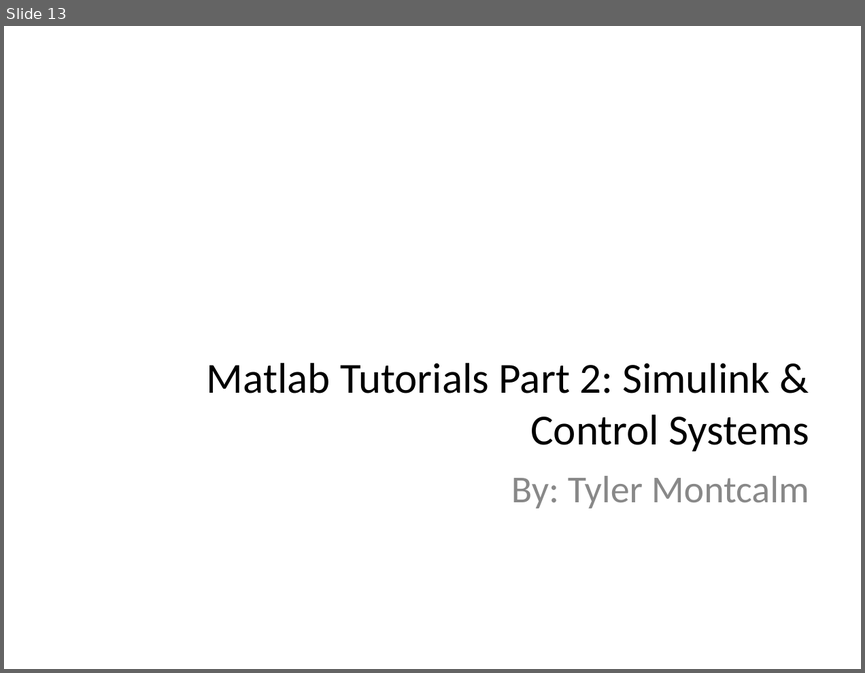
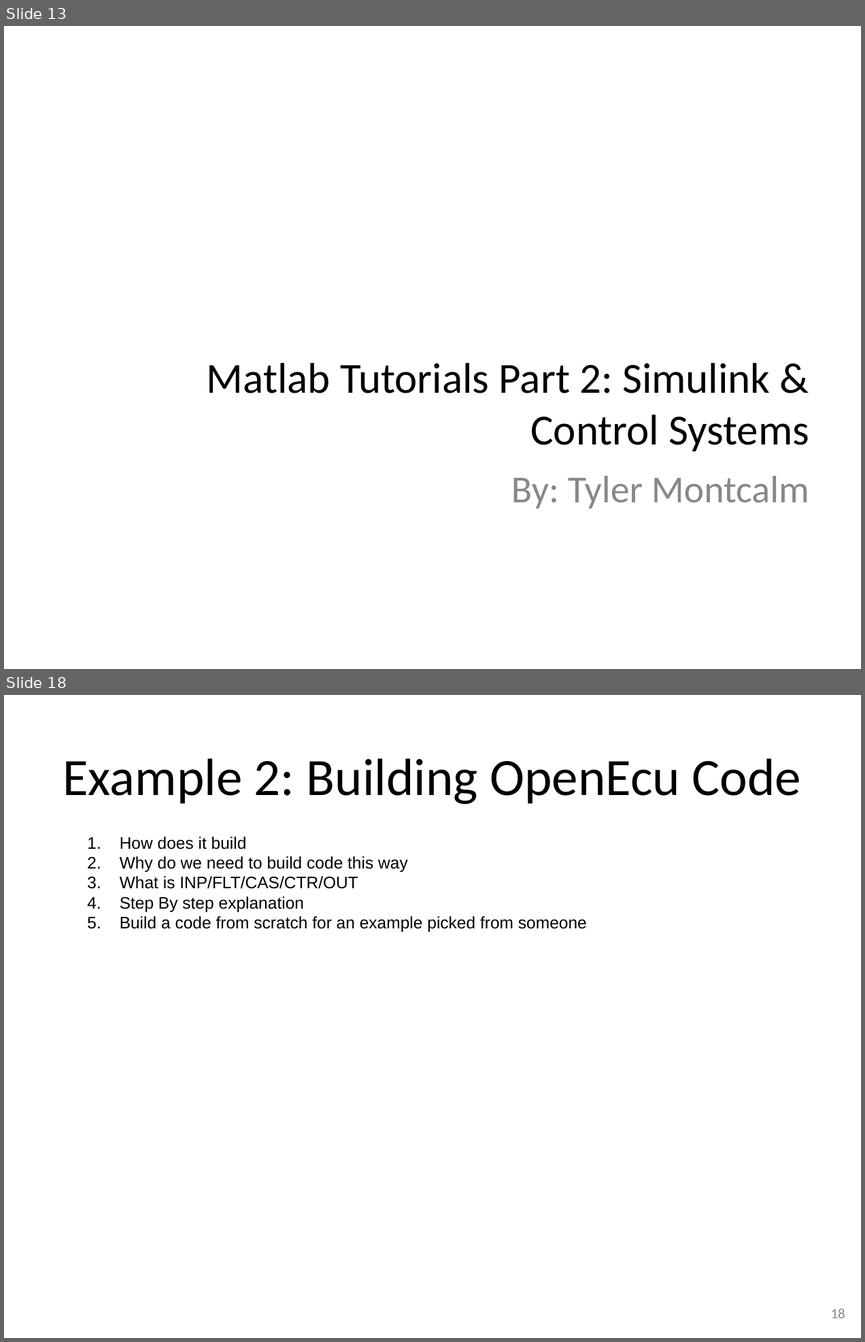
Before and after one commit to Tyler-Montcalm/Baja-Matlab-Tutorials, a slide deck: Presentation.pptx. Shown one above the other, each under a label of ours: slide 13 before the commit, slides 13 and 18 after it; the slides between them are not shown. The pictures are 865x673 and 865x1342 pixels, drawn with LibreOffice and Linux fonts; fonts in the diff are those of the drawing; background and template pictures are left out. Boxes give left, top, right and bottom in pixels: in the first picture for what was removed or moved away, otherwise in the second. Text is boxed around its words. In the diff, an @@ line names an element or a change of style, - is before the commit and + after.

```diff
--- a/Presentation.pptx
+++ b/Presentation.pptx
@@ slide 18 added at [4, 695, 861, 1338], background picture (left out) @@
@@ title added at [62, 758, 800, 804], 44 pt, text #000000 @@
+Example 2: Building OpenEcu Code
@@ text added at [120, 836, 587, 932], 14 pt, text #000000 @@
+1. How does it build
+2. Why do we need to build code this way
+3. What is INP/FLT/CAS/CTR/OUT
+4. Step By step explanation
+5. Build a code from scratch for an example picked from someone
@@ page number added at [831, 1308, 845, 1318], 12 pt, text #888888 @@
+18
```
Also in this commit, not shown: 4 other slides added, 12 other files.
